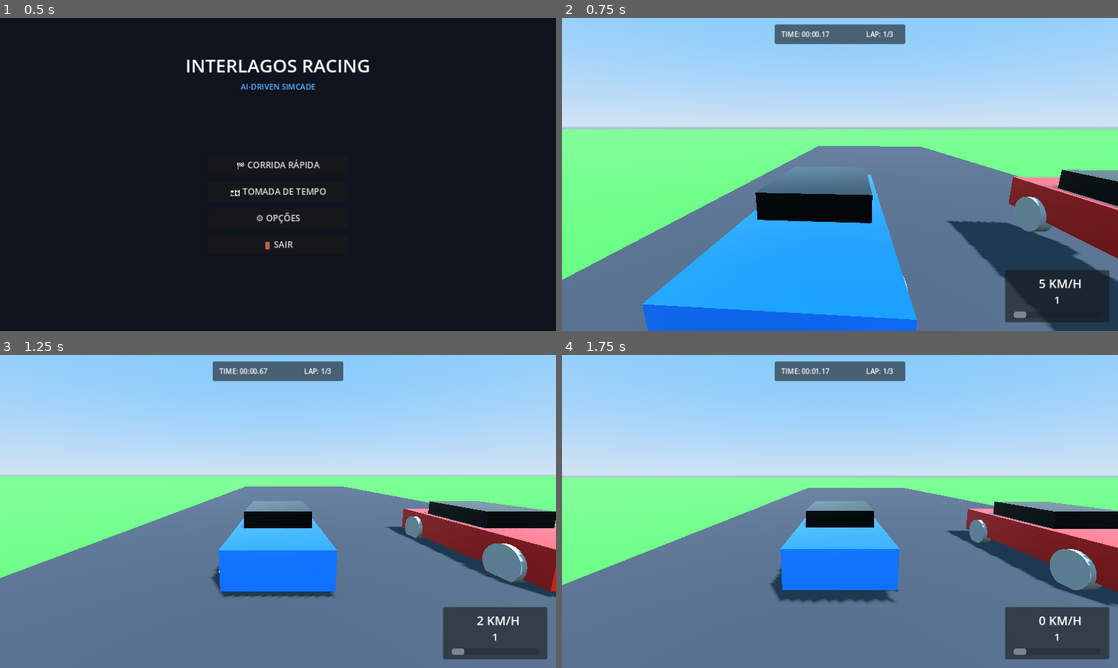
Above: before the commit, frames 1-4 (two rows, left to right).
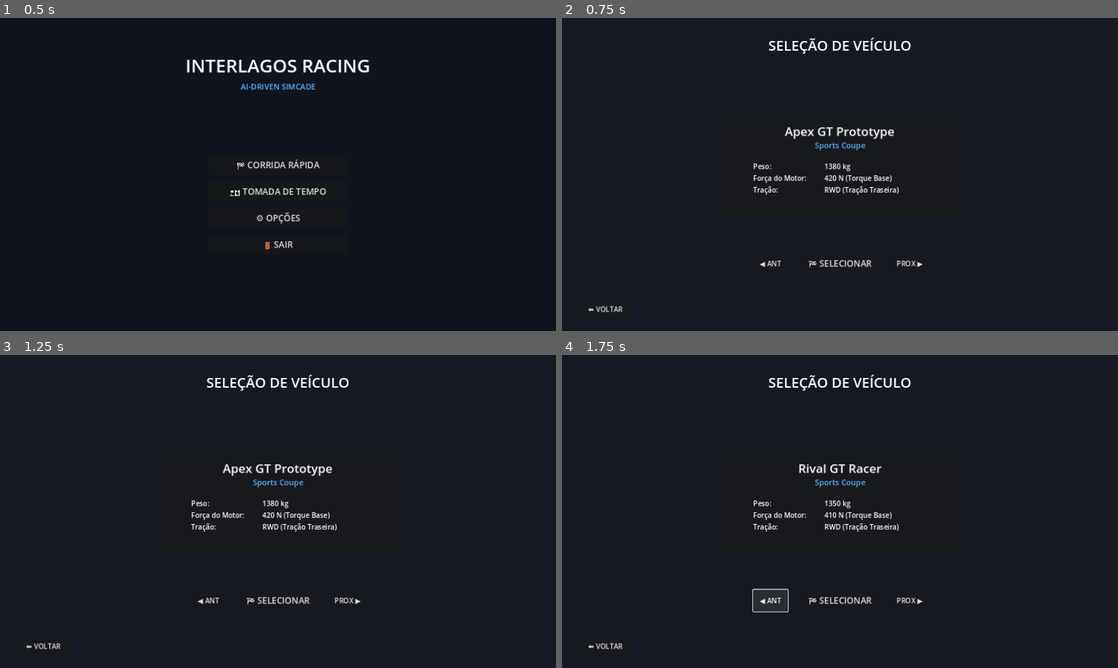
Above: after the commit, the same moments.

Repository: Renatoandrade00/Interlagos_racing
Game: Godot game, scene res://UI/MainMenu.tscn
Two runs of this game, one before a commit and one after it. Both use one fixed random seed, a clock stepped at 60 frames per second and the inputs below.
Inputs (mouse positions are in pixels of both pictures, inside the frame that each line leads up to):
- Up to frame 1 (0.5 s): no input
- Up to frame 2 (0.75 s): click "🏁 CORRIDA RÁPIDA" at 0.5 s
- Up to frame 3 (1.25 s): no input
- Up to frame 4 (1.75 s): click (773, 599) at 1.25 s, where only the run after the commit has a clickable "◀ ANT"

Frame 1 is identical in both runs. In frame 2, 95% of the frame differs, in the area x 0-100%, y 0-100%; in frame 3, 99%; in frame 4, 99%.

Commit message:
feat(ui): add CarSelectionMenu with specs display and car switching

Diff:
--- /dev/null
+++ b/UI/CarSelectionMenu.gd
@@ -0,0 +1,57 @@
+extends Control
+class_name CarSelectionMenu
+
+signal car_selected(car_data: VehicleData)
+
+@onready var car_name_label: Label = $InfoPanel/CarNameLabel
+@onready var car_category_label: Label = $InfoPanel/CategoryLabel
+@onready var mass_val: Label = $InfoPanel/SpecsGrid/MassValue
+@onready var power_val: Label = $InfoPanel/SpecsGrid/PowerValue
+@onready var drivetrain_val: Label = $InfoPanel/SpecsGrid/DrivetrainValue
+@onready var btn_prev: Button = $NavPanel/BtnPrev
+@onready var btn_next: Button = $NavPanel/BtnNext
+@onready var btn_select: Button = $NavPanel/BtnSelect
+@onready var btn_back: Button = $BtnBack
+
+var available_cars: Array[VehicleData] = []
+var current_car_idx: int = 0
+
+func _ready() -> void:
+	load_cars()
+	update_car_display()
+
+	btn_prev.pressed.connect(_on_prev_pressed)
+	btn_next.pressed.connect(_on_next_pressed)
+	btn_select.pressed.connect(_on_select_pressed)
+	btn_back.pressed.connect(_on_back_pressed)
+
+func load_cars() -> void:
+	available_cars.append(preload("res://Vehicles/car_proto_rwd.tres"))
+	available_cars.append(preload("res://Vehicles/car_ai_rival.tres"))
+
+func update_car_display() -> void:
+	if available_cars.is_empty():
+		return
+
+	var car = available_cars[current_car_idx]
+	car_name_label.text = car.display_name
+	car_category_label.text = car.category
+	mass_val.text = "%d kg" % int(car.mass)
+	power_val.text = "%d N (Torque Base)" % int(car.max_engine_force)
+	drivetrain_val.text = "RWD (Tração Traseira)"
+
+func _on_prev_pressed() -> void:
+	current_car_idx = (current_car_idx - 1 + available_cars.size()) % available_cars.size()
+	update_car_display()
+
+func _on_next_pressed() -> void:
+	current_car_idx = (current_car_idx + 1) % available_cars.size()
+	update_car_display()
+
+func _on_select_pressed() -> void:
+	var car = available_cars[current_car_idx]
+	car_selected.emit(car)
+	get_tree().change_scene_to_file("res://Tracks/Interlagos/InterlagosVerticalSlice.tscn")
+
+func _on_back_pressed() -> void:
+	get_tree().change_scene_to_file("res://UI/MainMenu.tscn")
--- /dev/null
+++ b/UI/CarSelectionMenu.tscn
@@ -0,0 +1,164 @@
+[gd_scene load_steps=2 format=3]
+
+[ext_resource type="Script" path="res://UI/CarSelectionMenu.gd" id="1_car_select"]
+
+[node name="CarSelectionMenu" type="Control"]
+layout_mode = 3
+anchors_preset = 15
+anchor_right = 1.0
+anchor_bottom = 1.0
+grow_horizontal = 2
+grow_vertical = 2
+script = ExtResource("1_car_select")
+
+[node name="Background" type="ColorRect" parent="."]
+layout_mode = 1
+anchors_preset = 15
+anchor_right = 1.0
+anchor_bottom = 1.0
+grow_horizontal = 2
+grow_vertical = 2
+color = Color(0.08, 0.1, 0.14, 1)
+
+[node name="TitleLabel" type="Label" parent="."]
+layout_mode = 1
+anchors_preset = 5
+anchor_left = 0.5
+anchor_right = 0.5
+offset_left = -200.0
+offset_top = 40.0
+offset_right = 200.0
+offset_bottom = 85.0
+grow_horizontal = 2
+theme_override_font_sizes/font_size = 32
+text = "SELEÇÃO DE VEÍCULO"
+horizontal_alignment = 1
+
+[node name="InfoPanel" type="Panel" parent="."]
+layout_mode = 1
+anchors_preset = 8
+anchor_left = 0.5
+anchor_top = 0.5
+anchor_right = 0.5
+anchor_bottom = 0.5
+offset_left = -280.0
+offset_top = -140.0
+offset_right = 280.0
+offset_bottom = 100.0
+grow_horizontal = 2
+grow_vertical = 2
+
+[node name="CarNameLabel" type="Label" parent="InfoPanel"]
+layout_mode = 1
+anchors_preset = 5
+anchor_left = 0.5
+anchor_right = 0.5
+offset_left = -250.0
+offset_top = 20.0
+offset_right = 250.0
+offset_bottom = 60.0
+grow_horizontal = 2
+theme_override_font_sizes/font_size = 28
+text = "Apex GT Prototype"
+horizontal_alignment = 1
+
+[node name="CategoryLabel" type="Label" parent="InfoPanel"]
+layout_mode = 1
+anchors_preset = 5
+anchor_left = 0.5
+anchor_right = 0.5
+offset_left = -200.0
+offset_top = 60.0
+offset_right = 200.0
+offset_bottom = 90.0
+grow_horizontal = 2
+theme_override_colors/font_color = Color(0.35, 0.7, 1, 1)
+theme_override_font_sizes/font_size = 18
+text = "Sports Coupe"
+horizontal_alignment = 1
+
+[node name="SpecsGrid" type="GridContainer" parent="InfoPanel"]
+layout_mode = 1
+anchors_preset = 8
+anchor_left = 0.5
+anchor_top = 0.5
+anchor_right = 0.5
+anchor_bottom = 0.5
+offset_left = -200.0
+offset_top = -10.0
+offset_right = 200.0
+offset_bottom = 85.0
+grow_horizontal = 2
+grow_vertical = 2
+columns = 2
+
+[node name="MassLabel" type="Label" parent="InfoPanel/SpecsGrid"]
+custom_minimum_size = Vector2(160, 0)
+layout_mode = 2
+text = "Peso:"
+
+[node name="MassValue" type="Label" parent="InfoPanel/SpecsGrid"]
+layout_mode = 2
+text = "1380 kg"
+
+[node name="PowerLabel" type="Label" parent="InfoPanel/SpecsGrid"]
+custom_minimum_size = Vector2(160, 0)
+layout_mode = 2
+text = "Força do Motor:"
+
+[node name="PowerValue" type="Label" parent="InfoPanel/SpecsGrid"]
+layout_mode = 2
+text = "420 N"
+
+[node name="DrivetrainLabel" type="Label" parent="InfoPanel/SpecsGrid"]
+custom_minimum_size = Vector2(160, 0)
+layout_mode = 2
+text = "Tração:"
+
+[node name="DrivetrainValue" type="Label" parent="InfoPanel/SpecsGrid"]
+layout_mode = 2
+text = "RWD"
+
+[node name="NavPanel" type="HBoxContainer" parent="."]
+layout_mode = 1
+anchors_preset = 7
+anchor_left = 0.5
+anchor_top = 1.0
+anchor_right = 0.5
+anchor_bottom = 1.0
+offset_left = -200.0
+offset_top = -180.0
+offset_right = 200.0
+offset_bottom = -130.0
+grow_horizontal = 2
+grow_vertical = 0
+theme_override_constants/separation = 20
+
+[node name="BtnPrev" type="Button" parent="NavPanel"]
+custom_minimum_size = Vector2(80, 45)
+layout_mode = 2
+text = "◀ ANT"
+
+[node name="BtnSelect" type="Button" parent="NavPanel"]
+custom_minimum_size = Vector2(180, 45)
+layout_mode = 2
+size_flags_horizontal = 3
+theme_override_font_sizes/font_size = 20
+text = "🏁 SELECIONAR"
+
+[node name="BtnNext" type="Button" parent="NavPanel"]
+custom_minimum_size = Vector2(80, 45)
+layout_mode = 2
+text = "PROX ▶"
+
+[node name="BtnBack" type="Button" parent="."]
+layout_mode = 1
+anchors_preset = 2
+anchor_top = 1.0
+anchor_bottom = 1.0
+offset_left = 40.0
+offset_top = -70.0
+offset_right = 160.0
+offset_bottom = -30.0
+grow_vertical = 0
+text = "⬅ VOLTAR"
--- a/UI/MainMenu.gd
+++ b/UI/MainMenu.gd
@@ -39,7 +39,7 @@
 	slider_volume.value_changed.connect(_on_volume_changed)
 
 func _on_quick_race_pressed() -> void:
-	get_tree().change_scene_to_file("res://Tracks/Interlagos/InterlagosVerticalSlice.tscn")
+	get_tree().change_scene_to_file("res://UI/CarSelectionMenu.tscn")
 
 func _on_time_trial_pressed() -> void:
 	get_tree().change_scene_to_file("res://Tracks/Interlagos/InterlagosVerticalSlice.tscn")
